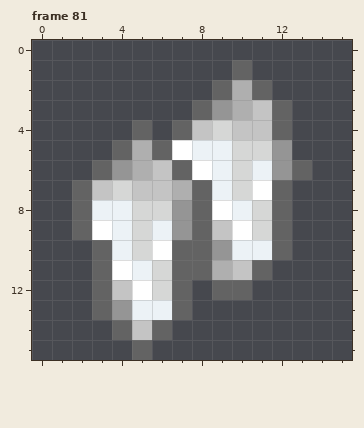
Edited in one commit: pixel-art file (aseprite/main.aseprite). Above: the version before the commit.
16x16 pixels, 321 frames. Colours within 5 levels of each other are drawn and written as one. Shown: frame 81. The commit also changed other frames, which this record leaves out.
And afterwards:
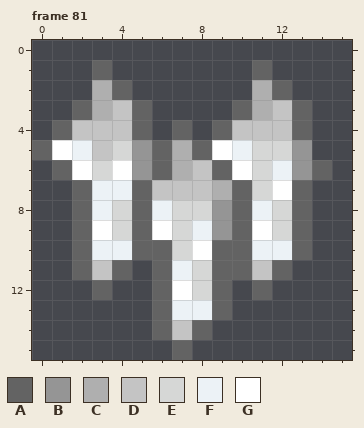
Palette (. is transparent): A #636363  B #959595  C #afafaf  D #c4c4c4  E #d6d7d6  F #ecf2f6  G #ffffff
Difference:
Changed rows in their new state; - is an unchanged pixel.
Frame 81, layer "main":
first column x 0:
 1 ---A------.A---
 2 ---CA----..CA--
 3 --ACDA--..ACDA-
 4 -ADDD---.A--DA-
 5 AGFDEB-CAGF-EB-
 6 -AGEGBACDAGEFBA
 7 ---FFA-DDCAEGA-
 8 ----EAFEEBAFEA-
 9 ----EAGEFBAGEA-
10 --AF-AAEGAA-FA-
11 --ADA.AFEAADA--
12 ----..AGE-.A---
13 ---...AFFA-----
14 ----..-DA------
15 -----.-A-------
